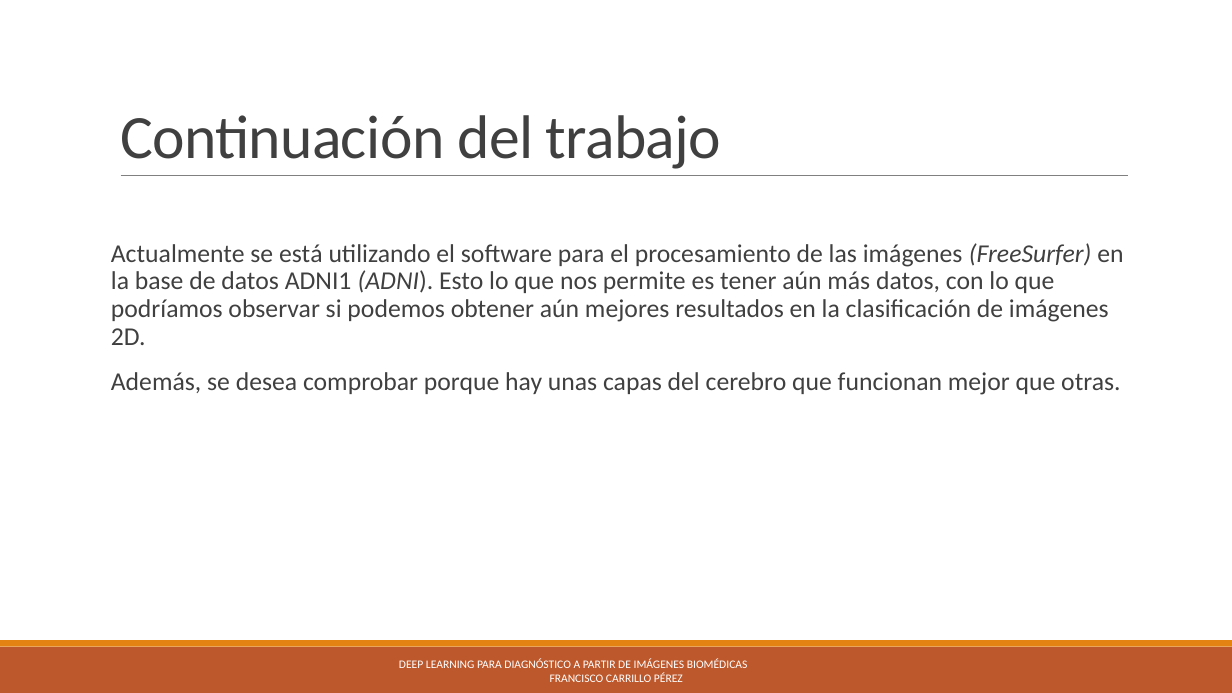
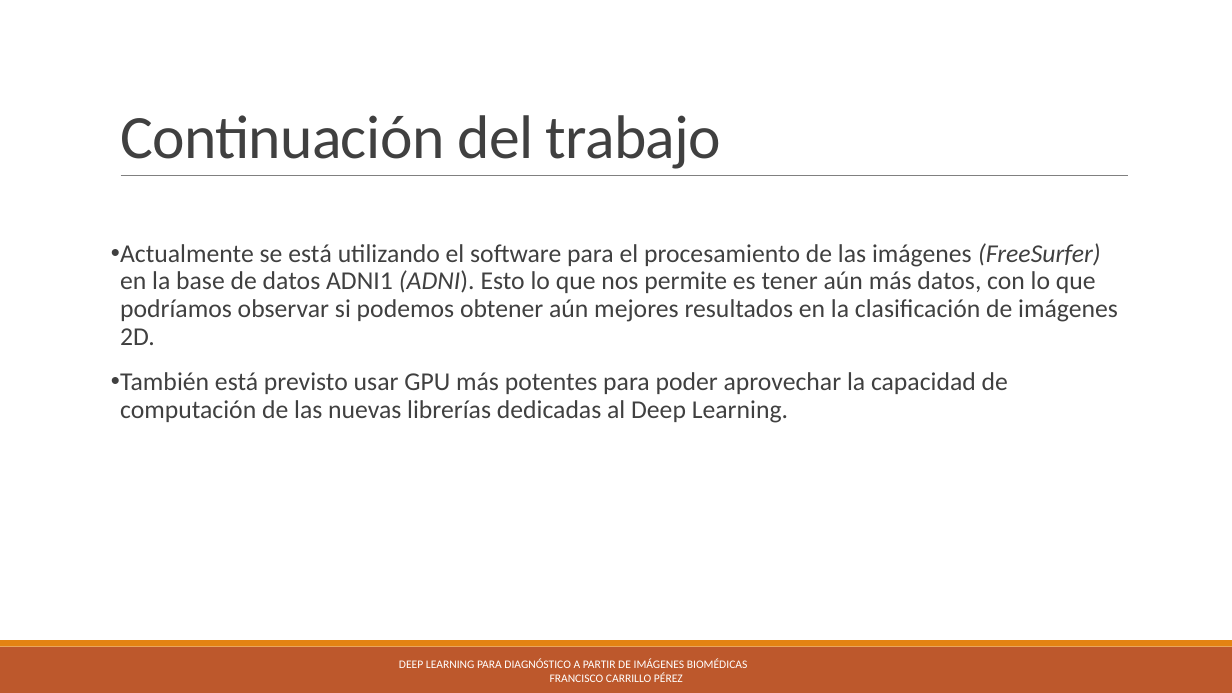
Before and after one commit to pacocp/Deep-Learning-para-diagnostico-a-partir-de-imagenes-Biomedicas, a slide deck: slide 21 of tfgpresentacion.pptx. Drawn at 1232x693 pixels with LibreOffice and Linux fonts; fonts in the diff are those of the drawing. Boxes give left, top, right and bottom in pixels: in the first picture for what was removed or moved away, otherwise in the second. Text is boxed around its words. In the diff, an @@ line names an element or a change of style, - is before the commit and + after.

```diff
--- a/tfgpresentacion.pptx
+++ b/tfgpresentacion.pptx
@@ text at <box>120,243,1118,345</box>: bullet none to • @@
@@ text at <box>120,372,1008,423</box>: text changed @@
-Además, se desea comprobar porque hay unas capas del cerebro que funcionan mejor que otras.
+• También está previsto usar GPU más potentes para poder aprovechar la capacidad de computación de las nuevas librerías dedicadas al Deep Learning.
```
Also in this commit, not shown: 14 other slides changed, 1 slide added.
